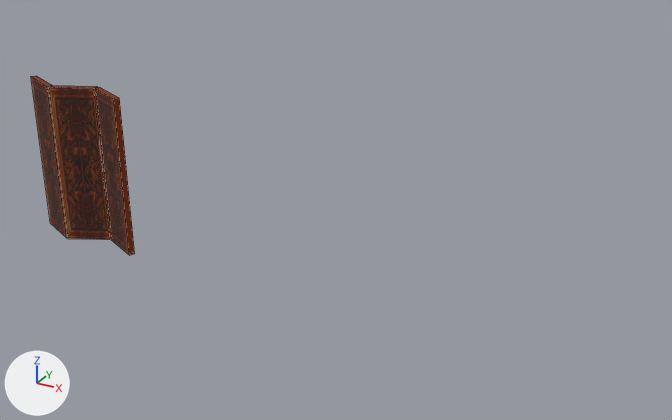
A saved change to the Blender file objsrc/screenfold.blend.
Both versions are drawn from a 50 mm camera at (27.9, -27.9, 14.4) aimed at (11.9, 1.2, -0.1). The lights are fixed; the arrows at lower left show +X, +Y and +Z. Mesh edges are drawn as thin lines.

Names of what the first picture shows: 'aa'.
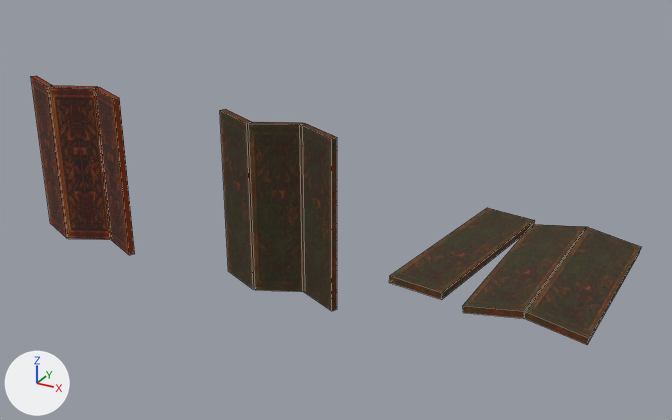
What the commit changed:
Picture 'screenfoldy.png' (img_screenfoldy_png) is new.
Material 'screenfoldy.png' (mat_screenfoldy_png) is new.
Its texture is img_screenfoldy_png.
Its roughness is 1.0.
Mesh me_cube_003 is new.
It has 24 vertices, 18 faces and spans x -6.74..6.28, y -4.19..4.44, z -0.42..0.42.
It uses material mat_screenfoldy_png (picture img_screenfoldy_png).
Mesh me_cube_001 is new.
It has 24 vertices, 18 faces and spans x -3.95..3.95, y -0.89..0.89, z -5.0..5.0.
It uses material mat_screenfoldy_png (picture img_screenfoldy_png).
Object 'screenfoldy' (ob_screenfoldy) is new; it shows me_cube_003.
Its location is (20.0, 0.0, 0.0).
Its rotation in degrees is (0, 0, -25).
Its scale is (0.667, 1.0, 0.7).
Object 'screenfoldx' (ob_screenfoldx) is new; it shows me_cube_001.
Its location is (10.0, 0.0, 0.0).
Its rotation in degrees is (0, 0, -25).
Its scale is (0.667, 1.0, 0.7).

Location of each change, [x1, y1, x2, y2] in pixels of the pictures (672 x 420 px):
'screenfoldx', added (brown)
    after: [220, 109, 337, 311]
'screenfoldy', added (brown)
    after: [389, 208, 641, 345]
